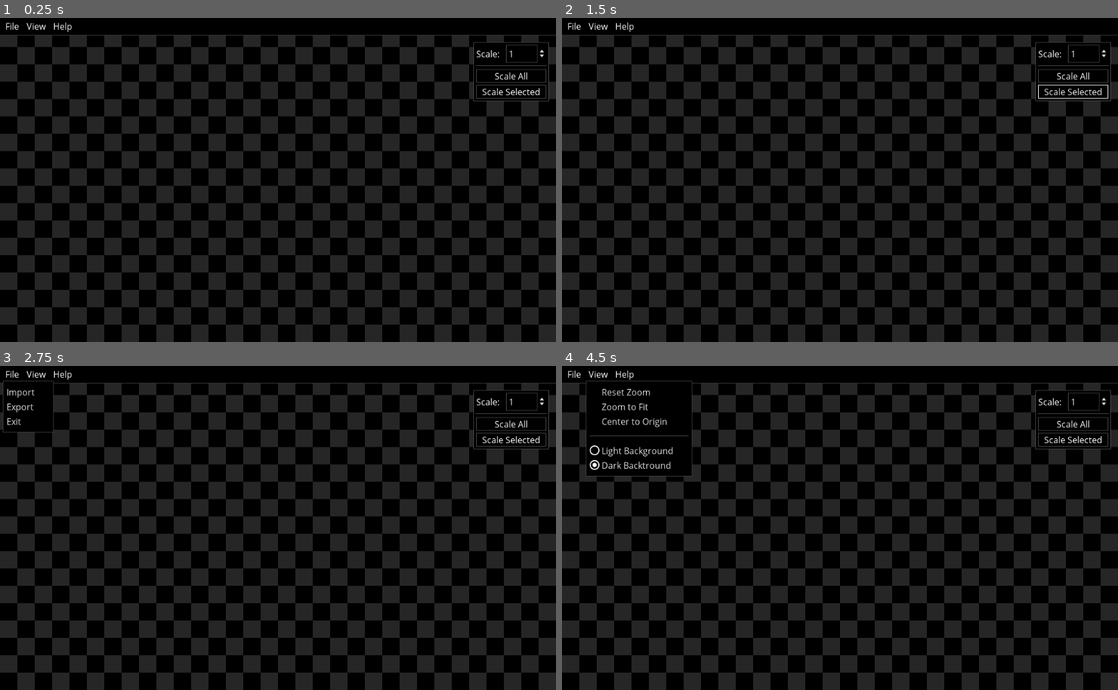
Above: before the commit, frames 1-4 (two rows, left to right).
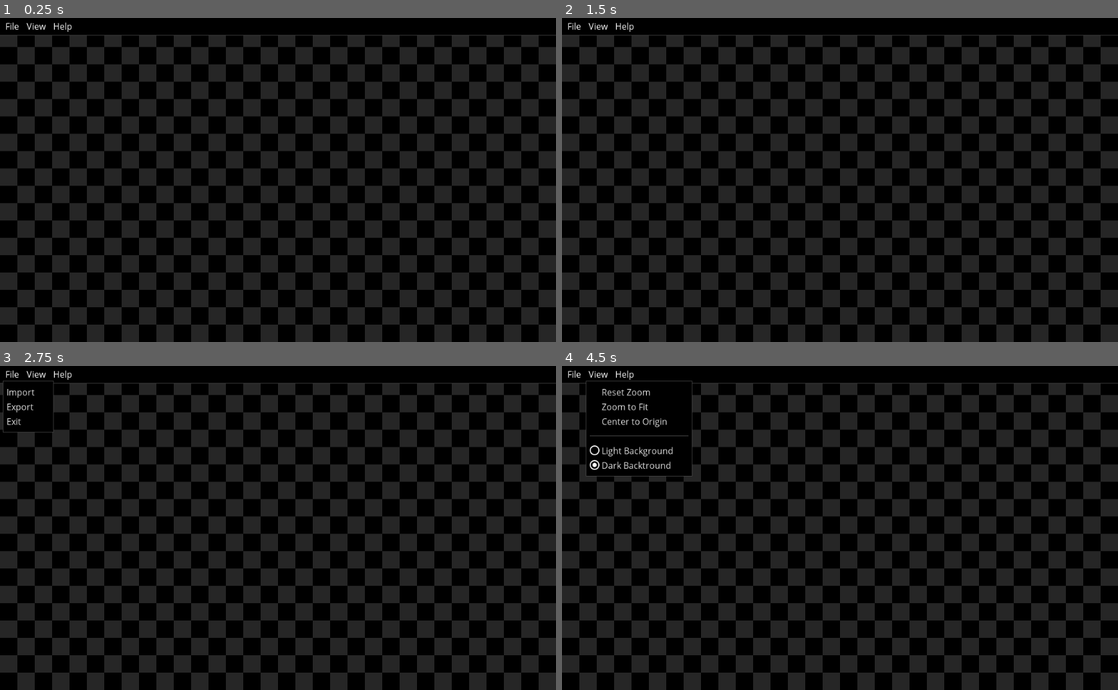
Above: after the commit, the same moments.

Repository: MeanLight-Studio/ScaleNX
Game: Godot game, scene res://Main.tscn
The game is run twice, just before and just after one commit, with the same random seed, the same clock (stepped at 60 frames per second) and the same inputs.
Inputs (mouse positions are in pixels of both pictures, inside the frame that each line leads up to):
- Up to frame 1 (0.25 s): no input
- Up to frame 2 (1.5 s): click (1073, 76) at 0.5 s, where only the run before the commit has a clickable "Scale All"; click (1073, 92) at 1.25 s, where only the run before the commit has a clickable "Scale Selected"
- Up to frame 3 (2.75 s): click "File" at 2 s
- Up to frame 4 (4.5 s): click "View" at 2.75 s; click "File" at 3.5 s; click "View" at 4.25 s

The runs differ from the first frame. In frame 1, 1.3% of the frame differs, in the area x 85-99%, y 7-26%; in frame 2, 1.4%; in frame 3, 1.3%; in frame 4, 1.3%.

Commit message:
Add scale all and scale selected features

Diff:
--- /dev/null
+++ b/GlobalScalePanel.gd
@@ -0,0 +1,24 @@
+extends PanelContainer
+
+export (NodePath) var sprites_container_path
+export (NodePath) var main_path
+
+onready var sprites_container := get_node(sprites_container_path)
+onready var main := get_node(main_path)
+onready var all_button := $VBoxContainer/All
+onready var selected_button := $VBoxContainer/Selected
+onready var spin_box := $VBoxContainer/HBoxContainer/SpinBox
+
+func _process(delta):
+	visible = sprites_container.get_child_count() > 1
+	selected_button.disabled = main.selected_sprites.size() <= 1
+
+
+func _on_All_pressed():
+	for sprite in sprites_container.get_children():
+		sprite.set_factor(spin_box.value)
+
+
+func _on_Selected_pressed():
+	for sprite in main.selected_sprites:
+		sprite.set_factor(spin_box.value)
--- a/Main.gd
+++ b/Main.gd
@@ -1,4 +1,6 @@
 extends Control
+
+signal selection_changed(selection)
 
 var selected_sprites := []
 
@@ -13,8 +15,6 @@
 onready var file_menu : PopupMenu = $ToolBar/VBoxContainer/FileMenu.get_popup()
 onready var view_menu : PopupMenu = $ToolBar/VBoxContainer/ViewMenu.get_popup()
 onready var help_menu : PopupMenu = $ToolBar/VBoxContainer/HelpMenu.get_popup()
-
-onready var spin_box := $Panel/VBoxContainer/HBoxContainer/SpinBox
 
 onready var checkboard := $CheckBoard
 
@@ -205,19 +205,19 @@
 		sprite.selected = true
 		selected_sprites.append(sprite)
 
-	spin_box.editable = true
+	emit_signal("selection_changed", selected_sprites)
 
 func set_unselected_sprite(sprite: Sprite):
 	if sprite in selected_sprites:
 		sprite.selected = false
 		selected_sprites.remove(selected_sprites.find(sprite))
-	spin_box.editable = not selected_sprites.empty()
+	emit_signal("selection_changed", selected_sprites)
 
 func clear_selection():
 	for sprite in selected_sprites:
 		sprite.selected = false
 	selected_sprites.clear()
-	spin_box.editable = false
+	emit_signal("selection_changed", selected_sprites)
 
 func _on_FileDialog_files_selected(paths):
 	$PopupDialog.popup()
--- a/Main.tscn
+++ b/Main.tscn
@@ -1,7 +1,8 @@
-[gd_scene load_steps=11 format=2]
+[gd_scene load_steps=12 format=2]
 
 [ext_resource path="res://MinimalUI/MinimalUI.tres" type="Theme" id=1]
 [ext_resource path="res://Main.gd" type="Script" id=2]
+[ext_resource path="res://GlobalScalePanel.gd" type="Script" id=3]
 [ext_resource path="res://Images/spriteshift.png" type="Texture" id=4]
 [ext_resource path="res://Images/twitter.png" type="Texture" id=5]
 [ext_resource path="res://Images/itchio.png" type="Texture" id=6]
@@ -91,13 +92,13 @@
 margin_top = -184.0
 margin_right = 332.0
 margin_bottom = 184.0
-window_title = "Open File(s)"
+window_title = "Abrir Archivo(s)"
 mode = 1
 access = 2
 filters = PoolStringArray( "*.png", "*.jpg", "*.jpeg", "*.bmp" )
-current_dir = "/home/azagaya/GameDev/ScaleNX"
+current_dir = "/home/pablo/Documentos/ScaleNX"
 current_file = "icon.png"
-current_path = "/home/azagaya/GameDev/ScaleNX/icon.png"
+current_path = "/home/pablo/Documentos/ScaleNX/icon.png"
 __meta__ = {
 "_edit_use_anchors_": false
 }
@@ -309,7 +310,7 @@
 "_edit_use_anchors_": false
 }
 
-[node name="Panel" type="PanelContainer" parent="."]
+[node name="GlobalScalePanel" type="PanelContainer" parent="."]
 anchor_left = 1.0
 anchor_right = 1.0
 margin_left = -152.0
@@ -318,34 +319,41 @@
 margin_bottom = 148.0
 grow_horizontal = 0
 mouse_filter = 2
+size_flags_horizontal = 5
+size_flags_vertical = 5
 custom_styles/panel = SubResource( 4 )
-__meta__ = {
-"_edit_use_anchors_": false
-}
-
-[node name="VBoxContainer" type="VBoxContainer" parent="Panel"]
+script = ExtResource( 3 )
+__meta__ = {
+"_edit_use_anchors_": false
+}
+sprites_container_path = NodePath("../ViewportContainer/Viewport/Sprites")
+main_path = NodePath("..")
+
+[node name="VBoxContainer" type="VBoxContainer" parent="GlobalScalePanel"]
 margin_left = 5.0
 margin_top = 5.0
 margin_right = 134.0
 margin_bottom = 104.0
 grow_horizontal = 2
 grow_vertical = 2
-__meta__ = {
-"_edit_use_anchors_": false
-}
-
-[node name="HBoxContainer" type="HBoxContainer" parent="Panel/VBoxContainer"]
+size_flags_horizontal = 5
+size_flags_vertical = 5
+__meta__ = {
+"_edit_use_anchors_": false
+}
+
+[node name="HBoxContainer" type="HBoxContainer" parent="GlobalScalePanel/VBoxContainer"]
 margin_right = 129.0
 margin_bottom = 33.0
 
-[node name="Label" type="Label" parent="Panel/VBoxContainer/HBoxContainer"]
+[node name="Label" type="Label" parent="GlobalScalePanel/VBoxContainer/HBoxContainer"]
 margin_top = 5.0
 margin_right = 51.0
 margin_bottom = 28.0
 size_flags_horizontal = 3
 text = "Scale:"
 
-[node name="SpinBox" type="SpinBox" parent="Panel/VBoxContainer/HBoxContainer"]
+[node name="SpinBox" type="SpinBox" parent="GlobalScalePanel/VBoxContainer/HBoxContainer"]
 margin_left = 55.0
 margin_right = 129.0
 margin_bottom = 33.0
@@ -353,18 +361,18 @@
 max_value = 9.0
 value = 1.0
 
-[node name="HSeparator" type="HSeparator" parent="Panel/VBoxContainer"]
+[node name="HSeparator" type="HSeparator" parent="GlobalScalePanel/VBoxContainer"]
 margin_top = 37.0
 margin_right = 129.0
 margin_bottom = 41.0
 
-[node name="All" type="Button" parent="Panel/VBoxContainer"]
+[node name="All" type="Button" parent="GlobalScalePanel/VBoxContainer"]
 margin_top = 45.0
 margin_right = 129.0
 margin_bottom = 70.0
 text = "Scale All"
 
-[node name="Selected" type="Button" parent="Panel/VBoxContainer"]
+[node name="Selected" type="Button" parent="GlobalScalePanel/VBoxContainer"]
 margin_top = 74.0
 margin_right = 129.0
 margin_bottom = 99.0
@@ -381,12 +389,10 @@
 }
 
 [node name="ScrollContainer" type="ScrollContainer" parent="."]
-anchor_left = 1.0
-anchor_right = 1.0
-anchor_bottom = 1.0
-margin_left = -1016.0
+anchor_bottom = 1.0
+margin_left = 8.0
 margin_top = 40.0
-margin_right = -832.0
+margin_right = 192.0
 margin_bottom = -8.0
 mouse_filter = 2
 __meta__ = {
@@ -408,3 +414,5 @@
 [connection signal="pressed" from="AboutDialog/HBoxContainer/Button" to="AboutDialog" method="_on_Button_pressed"]
 [connection signal="pressed" from="AboutDialog/HBoxContainer/Button2" to="AboutDialog" method="_on_Button2_pressed"]
 [connection signal="pressed" from="AboutDialog/TextureRect/MeanlightLink" to="AboutDialog" method="_on_MeanlightLink_pressed"]
+[connection signal="pressed" from="GlobalScalePanel/VBoxContainer/All" to="GlobalScalePanel" method="_on_All_pressed"]
+[connection signal="pressed" from="GlobalScalePanel/VBoxContainer/Selected" to="GlobalScalePanel" method="_on_Selected_pressed"]
Not shown, changed: Images/itchio.png.import
Not shown, changed: Images/spriteshift.png.import
Not shown, changed: Images/twitter.png.import
